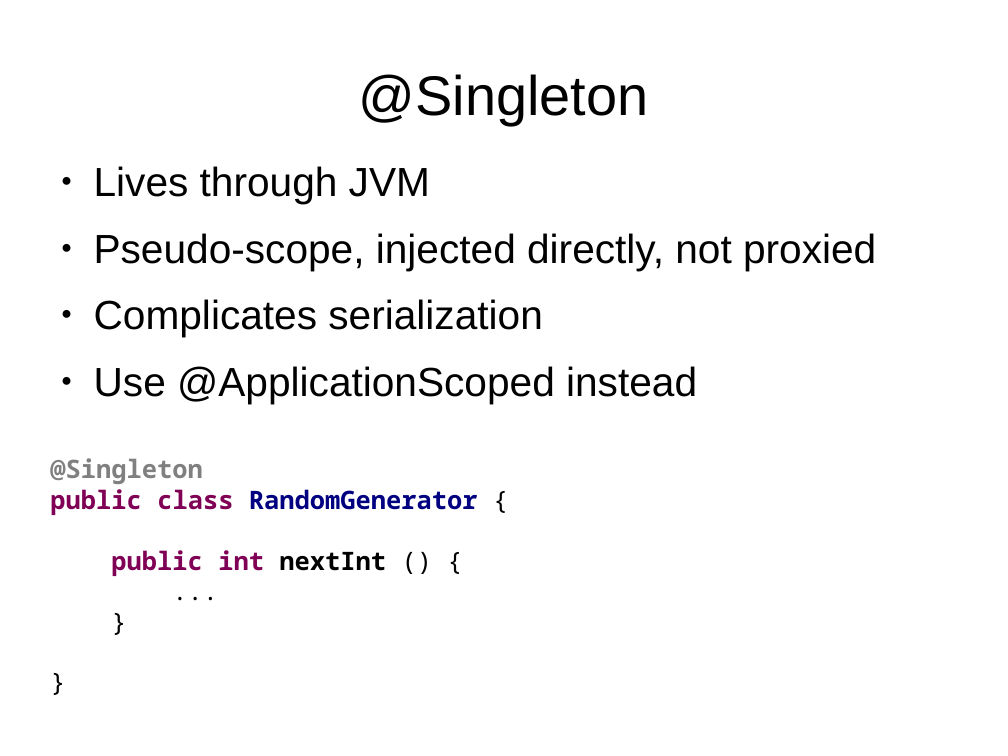
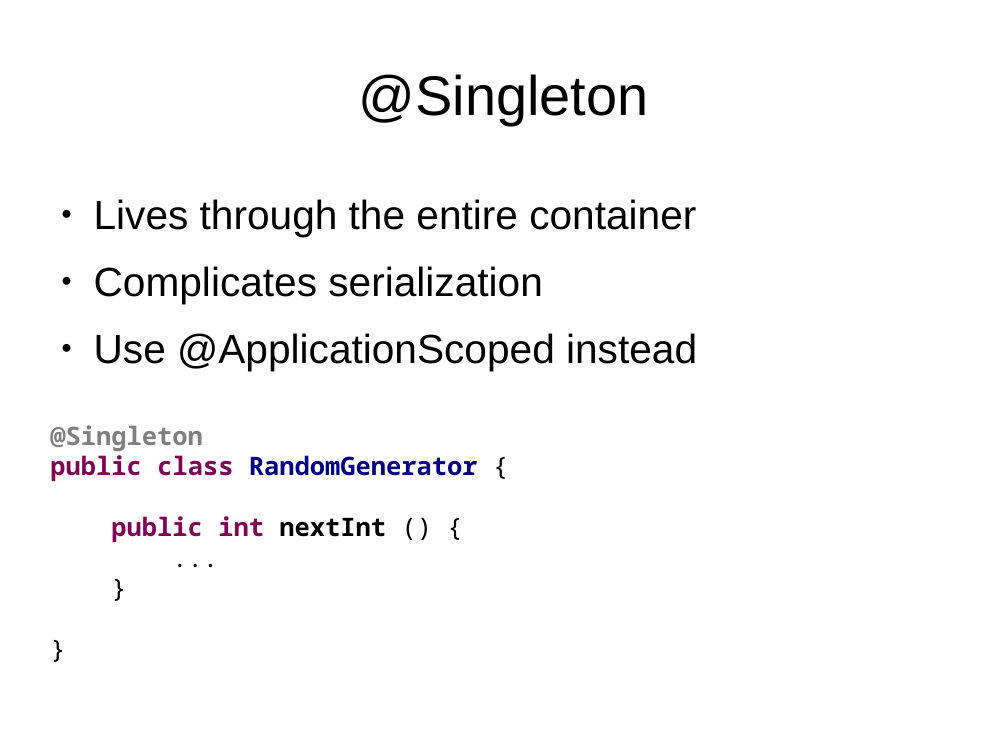
Before and after one commit to FrigoCoder/CDI, a slide deck: slide 73 of CDI.odp (slide 67 before the commit). Drawn at 1008x756 pixels with LibreOffice and Linux fonts; fonts in the diff are those of the drawing. Boxes give left, top, right and bottom in pixels: in the first picture for what was removed or moved away, otherwise in the second. Text is boxed around its words. In the diff, an @@ line names an element or a change of style, - is before the commit and + after.

```diff
--- a/CDI.odp
+++ b/CDI.odp
@@ text at (x1=94, y1=199, x2=696, y2=237): text changed @@
-● Lives through JVM
-● Pseudo-scope, injected directly, not proxied
+● Lives through the entire container
```
Also in this commit, not shown: 5 other slides changed.
